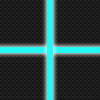
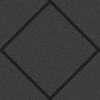
Two versions of the same layered image (w=100, h=100). Layer-by-layer changes:
removed layer "長方形 1 コピー" over [left=47, top=0, right=53, bottom=100]
added layer "グループ 1 コピー 2" above "グループ 1 コピー" over [left=0, top=0, right=100, bottom=100]
moved "長方形 1" into group "グループ 1 コピー", painted on it over [left=0, top=0, right=100, bottom=100]
painted on "レイヤー 1" over [left=0, top=0, right=100, bottom=100]
